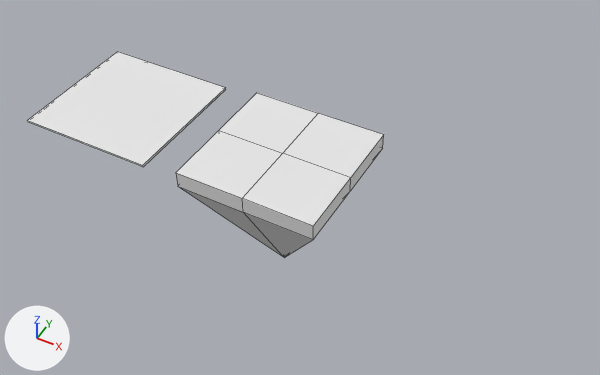
One commit to the Blender file dir_gfx/gfx_unity_project/Assets/InternalAssets/Models/World/GroundBlock.blend: the scene before it, then after it.
Rendered twice from a 50 mm lens placed at (6.44, -10.89, 10.58), pointed at (0.16, 0.41, -1.06). Arrows for +X, +Y and +Z are at lower left; the lights stay in place. Mesh edges are drawn as thin lines.

The first picture shows 'GroundBlock', 'GroundSelectedMesh'.
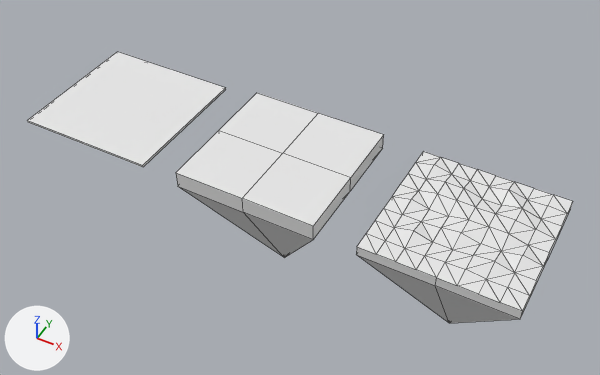
What changed in the scene script:
```text
Add mat_material_002:
    mat_material_002 = diffuse_material('Material.002')
    mat_material_002.base_color = (0.8, 0.8, 0.8)  # white #e7e7e7
Add me_cube_002:
    me_cube_002.from_pydata(...)  # 90 vertices, 144 faces; spans x -1.5..1.5, y -1.5..1.5, z -2.84..0.13
    me_cube_002.materials.append(mat_material_002)  # white #e7e7e7
Add ob_groundblockuneven:
    ob_groundblockuneven = bpy.data.objects.new('GroundBlockUneven', me_cube_002)
    ob_groundblockuneven.location = (3.87, 0.0, 0.0)
```

Changed parts and their boxes [x1, y1, x2, y2] in the pictures (600 x 375 px):
'GroundBlockUneven', added
    after: [356, 152, 573, 323]
